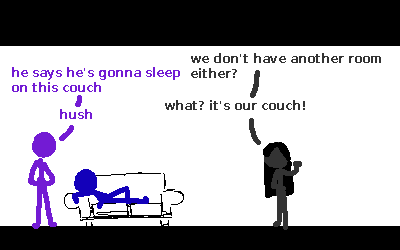
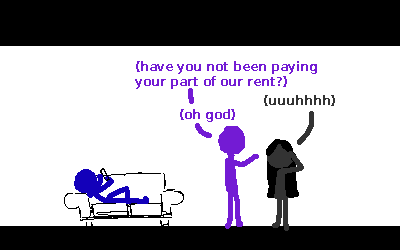
Layered file, before and after one edit (400 x 250). Changes by layer:
added layer "(oh god)" above "(uuuhhhh)" over (180, 109, 235, 122)
added layer "(uuuhhhh)" above "(have you not been paying ..." over (264, 95, 335, 106)
added layer "(have you not been paying ..." above "frame #8" over (135, 61, 317, 89)
added layer "frame #8" above "(yeah, you do)" over (74, 88, 314, 231)
hid "we don't have another room ..." over (191, 53, 381, 78)
hid "hush" over (60, 109, 92, 119)
hid "he says he's gonna sleep ..." over (12, 67, 180, 92)
hid "what? it's our couch!" over (165, 100, 305, 110)
hid "frame #5" over (28, 70, 302, 230)
